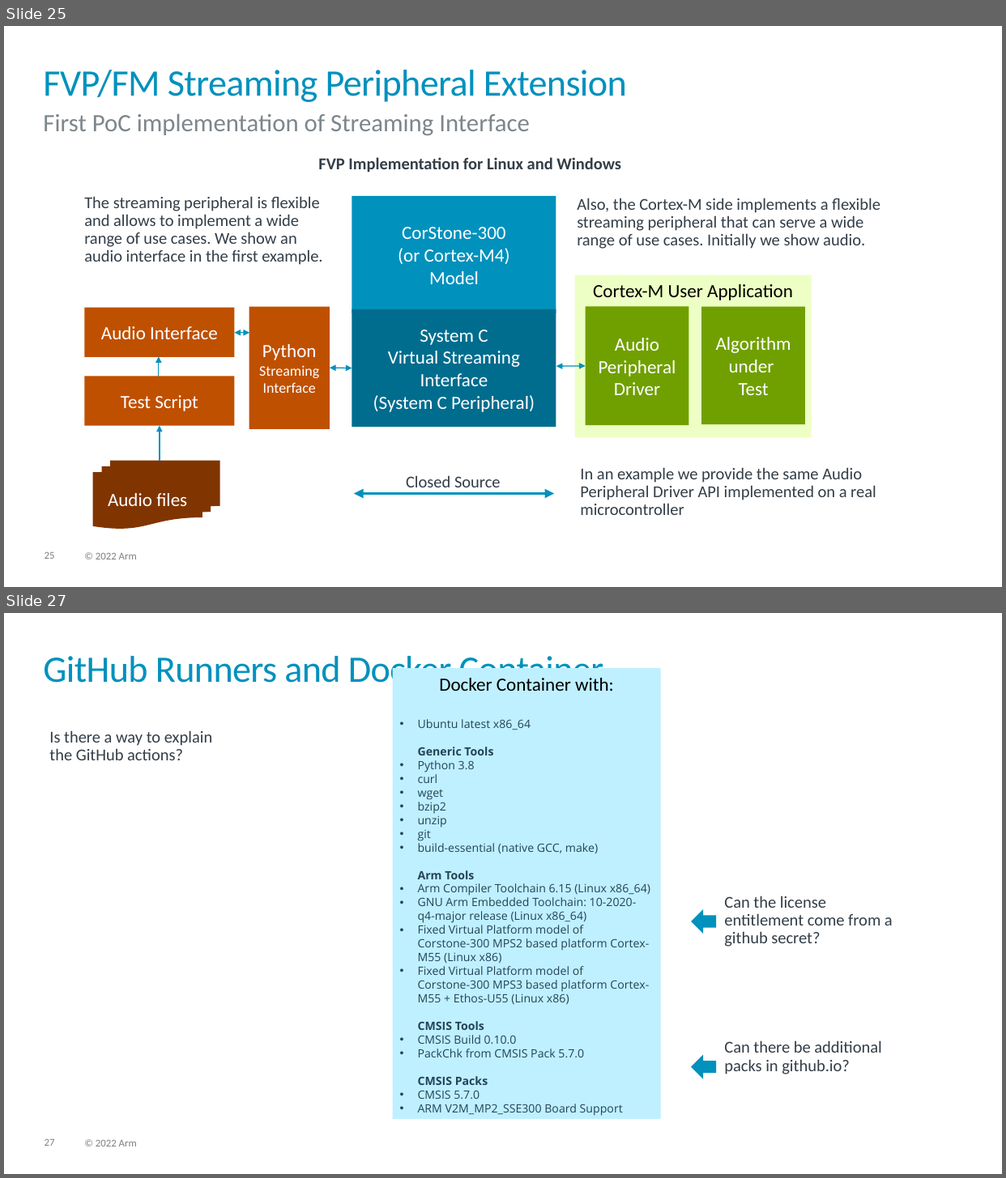
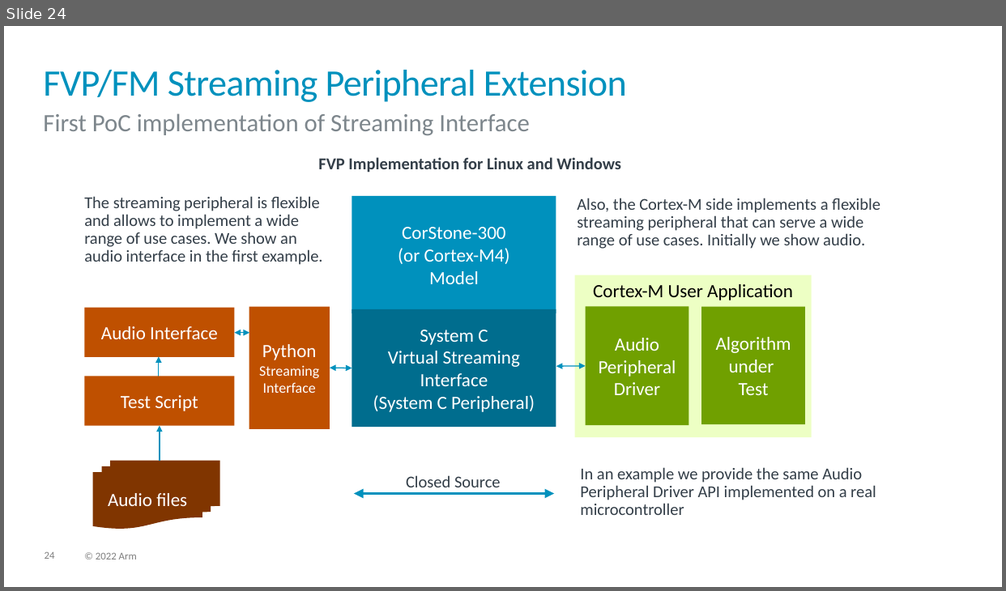
Before and after one commit to ARM-software/AVH, a slide deck: DoxyGen/overview/src/images/img_src.pptx. Shown one above the other, each under a label of ours: slides 25 and 27 before the commit, slide 24 after it; the slides between them are not shown. The pictures are 1006x1178 and 1006x591 pixels, drawn with LibreOffice and Linux fonts; fonts in the diff are those of the drawing; background and template pictures are left out. Boxes give left, top, right and bottom in pixels: in the first picture for what was removed or moved away, otherwise in the second. Text is boxed around its words. In the diff, an @@ line names an element or a change of style, - is before the commit and + after.

```diff
--- a/DoxyGen/overview/src/images/img_src.pptx
+++ b/DoxyGen/overview/src/images/img_src.pptx
@@ slide 27 removed at (x1=4, y1=613, x2=1002, y2=1174), background #FFFFFF; not listed: 2 template elements that a slide beside it also shows @@
@@ title removed at (x1=43, y1=651, x2=604, y2=692) @@
-GitHub Runners and Docker Container
@@ rectangle removed at (x1=393, y1=668, x2=661, y2=1120) @@
-Docker Container with:
-• Ubuntu latest x86_64
-  Generic Tools
-• Python 3.8
-• curl
-• wget
-• bzip2
-• unzip
-• git
-• build-essential (native GCC, make)
-  Arm Tools
-• Arm Compiler Toolchain 6.15 (Linux x86_64)
-• GNU Arm Embedded Toolchain: 10-2020-q4-major release (Linux x86_64)
-• Fixed Virtual Platform model of Corstone-300 MPS2 based platform Cortex-M55 (Linux x86)
-• Fixed Virtual Platform model of Corstone-300 MPS3 based platform Cortex-M55 + Ethos-U55 (Linux x86)
-  CMSIS Tools
-• CMSIS Build 0.10.0
-• PackChk from CMSIS Pack 5.7.0
-  CMSIS Packs
-• CMSIS 5.7.0
-• ARM V2M_MP2_SSE300 Board Support
@@ text removed at (x1=49, y1=730, x2=212, y2=760) @@
-Is there a way to explain the GitHub actions?
@@ text removed at (x1=724, y1=896, x2=893, y2=947) @@
-Can the license entitlement come from a github secret?
@@ left arrow removed at (x1=691, y1=909, x2=717, y2=934) @@
@@ text removed at (x1=724, y1=1041, x2=881, y2=1075) @@
-Can there be additional packs in github.io?
@@ left arrow removed at (x1=691, y1=1054, x2=717, y2=1080) @@
@@ what was slide 25 is now slide 24 @@
@@ page number at (x1=44, y1=552, x2=55, y2=559): text changed @@
-25
+24
```
Also in this commit, not shown: 1 slide changed, 1 slide added, 4 other slides removed, 1 other file.
